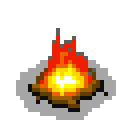
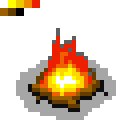
The second (128, 128) image is a revision of the first. Changes to its layers:
showed "color pallete" over box(0, 0, 40, 16)
